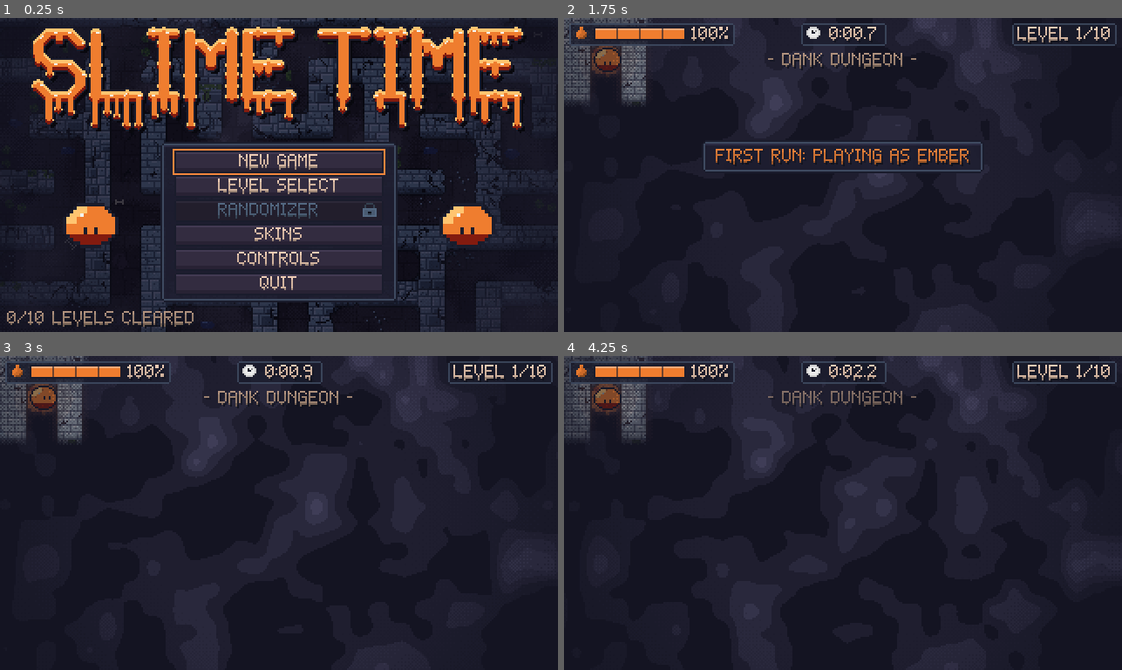
Above: before the commit, frames 1-4 (two rows, left to right).
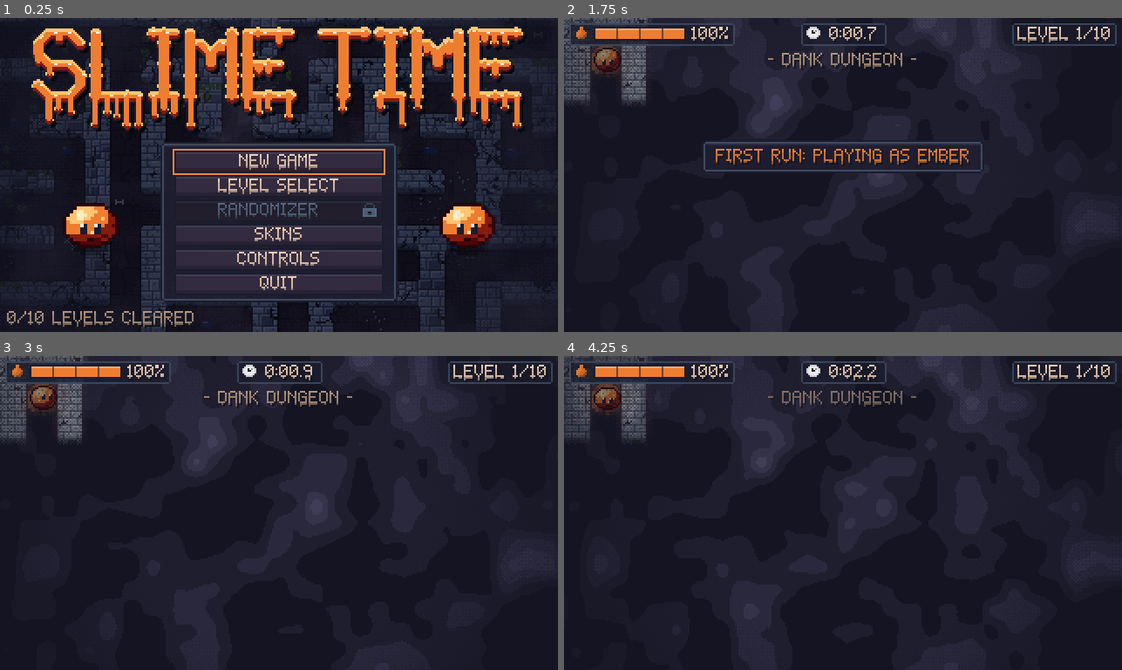
Above: after the commit, the same moments.

Repository: AveryBlue-GD/slime-time
Game: Godot game, scene res://scenes/title.tscn
The game is run twice, just before and just after one commit, with the same random seed, the same clock (stepped at 60 frames per second) and the same inputs.
Inputs (mouse positions are in pixels of both pictures, inside the frame that each line leads up to):
- Up to frame 1 (0.25 s): no input
- Up to frame 2 (1.75 s): click "NEW GAME" at 0.5 s; tap Enter at 1.25 s; move the mouse to (965, 159) at 1.27 s; hold D (move_right) from 1.28 s (still down); tap P at 1.35 s; click (965, 159) at 1.42 s; tap Space (jump) at 1.52 s
- Up to frame 3 (3 s): release D (move_right) at 2 s; tap R (restart) at 2 s; drag from (167, 528) to (251, 575) at 2.02 s; move the mouse to (334, 443) at 2.77 s; hold D (move_right) from 2.78 s (still down); tap I at 2.85 s
- Up to frame 4 (4.25 s): release D (move_right) at 3.5 s; drag from (815, 575) to (675, 465) at 3.52 s

The runs differ from the first frame. In frame 1, 1.3% of the frame differs, in the area x 11-89%, y 58-74%; in frame 2, 0.1%; in frame 3, 0.1%; in frame 4, 0.1%.

Commit message:
New slime model: lit 5-shade dome, tinted outline, shine, bubbles, glinting eyes, floor shadow
The skin shader now swaps six goo shades (highlight, light, mid, dark, deep, outline) built by
Skins.shades, so every skin, the rainbow, the title, skins and victory screens and the app icon
all get the new look.

Co-Authored-By: Claude Opus 5.5 <noreply@anthropic.com>

Diff:
--- a/assets/shaders/slime_skin.gdshader
+++ b/assets/shaders/slime_skin.gdshader
@@ -1,21 +1,29 @@
 shader_type canvas_item;
 
-// Palette swap: the slime sheet is drawn in three green goo shades; each is replaced by the
-// matching shade of the current skin. Every other color (outline, eyes, dried crust) is kept.
+// Palette swap: the slime sheet is drawn in six green goo shades (highlight, light, mid, dark,
+// deep shadow, outline); each is replaced by the matching shade of the current skin. Every other
+// color (eyes, glints, ground shadow, dried crust) is kept.
 // With `rainbow` on, the goo instead shows rainbow bands (red, orange, yellow, green, blue,
 // violet) that flow across the body from left to right with a slight ripple, like a wave.
 
+uniform vec4 highlight = vec4(0.84, 0.98, 0.73, 1.0);
 uniform vec4 light = vec4(0.58, 0.886, 0.439, 1.0);
 uniform vec4 mid = vec4(0.22, 0.718, 0.392, 1.0);
 uniform vec4 dark = vec4(0.145, 0.443, 0.475, 1.0);
+uniform vec4 deep = vec4(0.086, 0.259, 0.322, 1.0);
+uniform vec4 outline = vec4(0.047, 0.149, 0.188, 1.0);
 uniform bool rainbow = false;
 // Rainbow cycles per second passing any point, and how wide one full rainbow is (px).
 uniform float rainbow_speed = 0.45;
 uniform float rainbow_width = 16.0;
 
-const vec3 SOURCE_LIGHT = vec3(148.0, 226.0, 112.0) / 255.0;
-const vec3 SOURCE_MID = vec3(56.0, 183.0, 100.0) / 255.0;
-const vec3 SOURCE_DARK = vec3(37.0, 113.0, 121.0) / 255.0;
+// The sheet's six goo shades ("H", "l", "m", "n", "D", "G" in the art script's palette).
+const vec3 SOURCES[6] = {
+	vec3(214.0, 250.0, 186.0) / 255.0, vec3(148.0, 226.0, 112.0) / 255.0, vec3(56.0, 183.0, 100.0) / 255.0,
+	vec3(37.0, 113.0, 121.0) / 255.0, vec3(22.0, 66.0, 82.0) / 255.0, vec3(12.0, 38.0, 48.0) / 255.0
+};
+// Rainbow version of each shade: saturation, value.
+const vec2 RAINBOW_SV[6] = {vec2(0.2, 1.0), vec2(0.45, 1.0), vec2(0.8, 0.95), vec2(0.85, 0.55), vec2(0.9, 0.36), vec2(0.9, 0.18)};
 const float MATCH = 0.02;
 const float HUE_STEPS = 12.0;
 
@@ -38,12 +46,11 @@
 	vec4 texel = texture(TEXTURE, UV);
 	vec3 rgb = texel.rgb;
 	int shade = -1;
-	if (distance(rgb, SOURCE_LIGHT) < MATCH) {
-		shade = 0;
-	} else if (distance(rgb, SOURCE_MID) < MATCH) {
-		shade = 1;
-	} else if (distance(rgb, SOURCE_DARK) < MATCH) {
-		shade = 2;
+	for (int i = 0; i < 6; i++) {
+		if (distance(rgb, SOURCES[i]) < MATCH) {
+			shade = i;
+			break;
+		}
 	}
 	if (shade >= 0 && rainbow) {
 		vec2 p = floor(local_pos);
@@ -52,13 +59,10 @@
 		float hue = fract(floor((wave / rainbow_width - TIME * rainbow_speed) * HUE_STEPS) / HUE_STEPS);
 		// Red -> violet is the first 5/6 of the hue circle; squeeze it so magenta is skipped.
 		hue *= 0.83;
-		rgb = shade == 0 ? hsv_to_rgb(hue, 0.45, 1.0) : (shade == 1 ? hsv_to_rgb(hue, 0.8, 0.95) : hsv_to_rgb(hue, 0.85, 0.55));
-	} else if (shade == 0) {
-		rgb = light.rgb;
-	} else if (shade == 1) {
-		rgb = mid.rgb;
-	} else if (shade == 2) {
-		rgb = dark.rgb;
+		rgb = hsv_to_rgb(hue, RAINBOW_SV[shade].x, RAINBOW_SV[shade].y);
+	} else if (shade >= 0) {
+		vec4 swaps[6] = {highlight, light, mid, dark, deep, outline};
+		rgb = swaps[shade].rgb;
 	}
 	COLOR = vec4(rgb, texel.a) * tint;
 }
--- a/scripts/skins.gd
+++ b/scripts/skins.gd
@@ -83,12 +83,17 @@
 	return ""
 
 
-## Light / mid / dark goo shades built from one base color.
+## Goo shades built from one base color: highlight, light, mid (the base), dark, deep shadow and
+## the outline. Shadows drift a little toward cooler hues and lights toward warmer ones.
+## (tools/make_placeholder_art.py app_icon uses the same math.)
 static func shades(base: Color) -> Dictionary:
 	return {
+		highlight = Color.from_hsv(wrapf(base.h + 0.05, 0.0, 1.0), base.s * 0.35, minf(base.v * 1.25 + 0.3, 1.0)),
 		light = Color.from_hsv(wrapf(base.h + 0.03, 0.0, 1.0), base.s * 0.7, minf(base.v * 1.2 + 0.12, 1.0)),
 		mid = base,
 		dark = Color.from_hsv(wrapf(base.h - 0.05, 0.0, 1.0), minf(base.s * 1.1, 1.0), base.v * 0.55),
+		deep = Color.from_hsv(wrapf(base.h - 0.08, 0.0, 1.0), minf(base.s * 1.15, 1.0), base.v * 0.33),
+		outline = Color.from_hsv(wrapf(base.h - 0.1, 0.0, 1.0), minf(base.s * 1.2, 1.0), base.v * 0.17),
 	}
 
 
@@ -103,6 +108,5 @@
 static func apply_to(material: ShaderMaterial, base: Color, rainbow := false) -> void:
 	material.set_shader_parameter("rainbow", rainbow)
 	var colors := shades(base)
-	material.set_shader_parameter("light", colors.light)
-	material.set_shader_parameter("mid", colors.mid)
-	material.set_shader_parameter("dark", colors.dark)
+	for shade: String in colors:
+		material.set_shader_parameter(shade, colors[shade])
Binary file changed: assets/sprites/slime_sheet.png
Binary file changed: icon.png
Not shown, changed: CLAUDE.md
Not shown, changed: tools/make_placeholder_art.py
